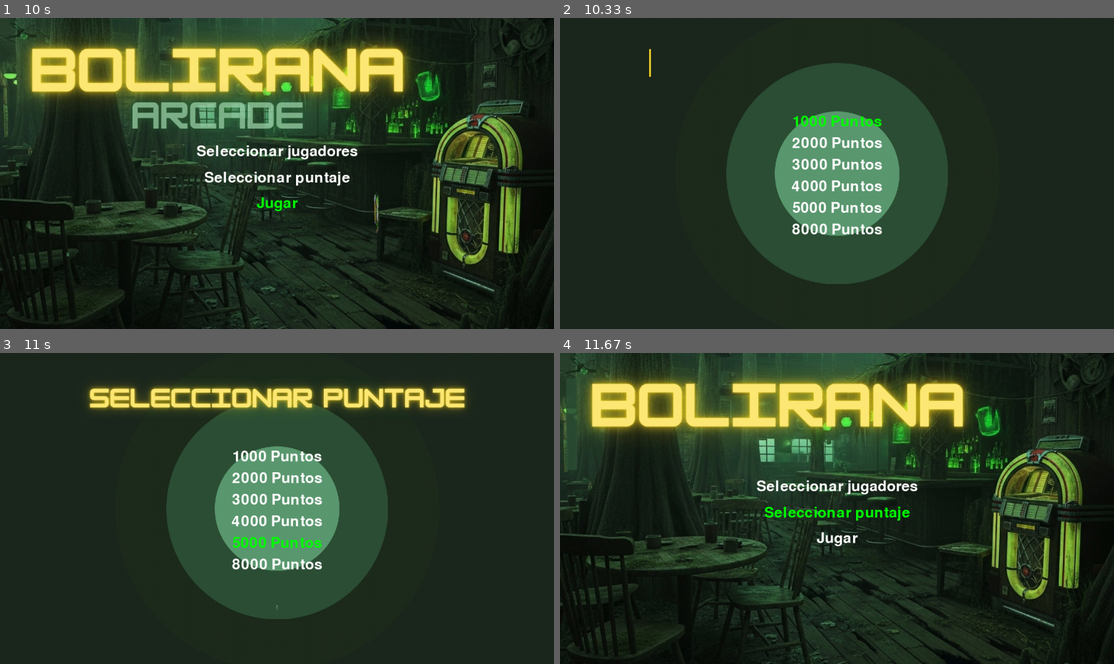
Above: before the commit, frames 1-4 (two rows, left to right).
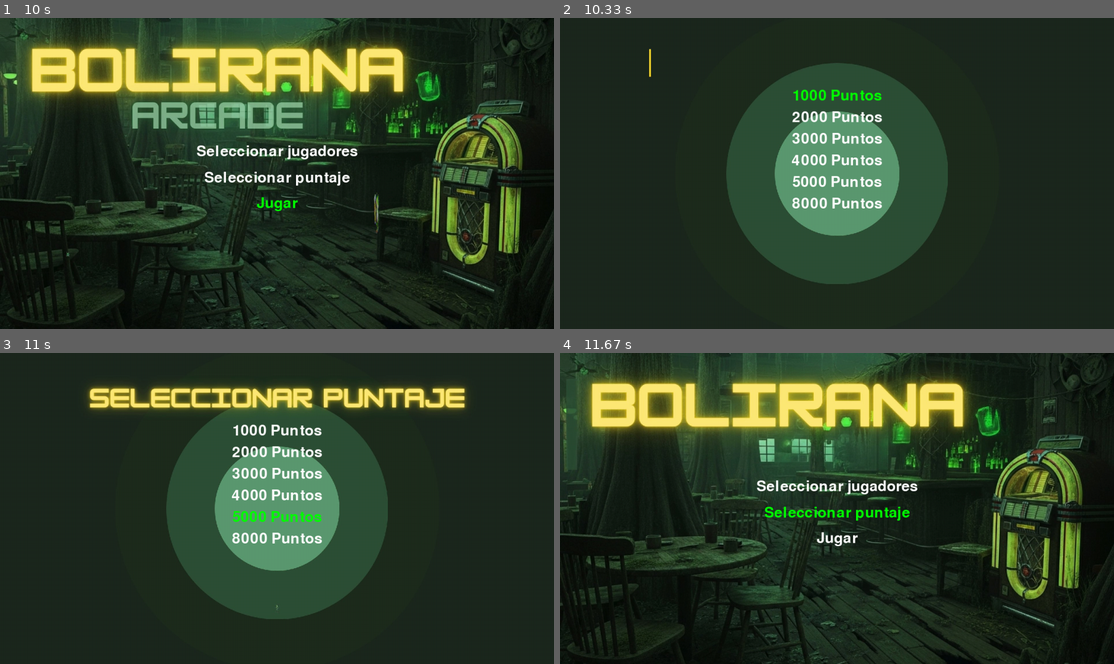
Above: after the commit, the same moments.

Repository: Carclox/bolirana
Game: pygame game, started from game/game.py
Two runs of this game, one before a commit and one after it. Both use one fixed random seed, a clock stepped at 60 frames per second and the inputs below.
Inputs:
- Up to frame 1 (10 s): tap Enter at 0.33, 0.67, 7.87, 8.27, 8.57, 8.77, 9.07 s; tap S at 1 s; tap Up at 1.33, 1.73, 2.03, 2.23, 2.53, 2.9, 3.3, 3.6, 3.8, 4.1, 4.3, 4.63, 4.93, 5.13, 5.43, 5.7, 6.03, 6.33, 6.47, 6.87, 7.17, 7.53, 8.85, 9.27, 9.6, 9.9 s; tap 6 at 9.35 s
- Up to frame 2 (10.33 s): tap Up at 10.1 s; tap Enter at 10.18 s
- Up to frame 3 (11 s): tap Up at 10.4, 10.67 s; tap 6 at 10.75 s
- Up to frame 4 (11.67 s): tap Up at 11, 11.3, 11.43 s; tap Enter at 11.52 s

Frame 1 is identical in both runs. In frame 2, 2.8% of the frame differs, in the area x 41-59%, y 22-70%; in frame 3, 2.8%; in frame 4, nothing differs.

Commit message:
actualiazcion juego, readme e icono

Diff:
--- a/game/game.py
+++ b/game/game.py
@@ -1,6 +1,19 @@
 import pygame
 import sys
 import os
+
+# --- Función para manejar rutas de recursos en PyInstaller ---
+def resource_path(relative_path):
+    """
+    Obtiene la ruta absoluta a un recurso, funciona tanto en desarrollo como en PyInstaller.
+    PyInstaller crea una carpeta temporal y almacena su ruta en _MEIPASS.
+    Esto se hace con objetivo de crar un archivo ejecutable en caso de que se requiera.
+    """
+    try:
+        base_path = sys._MEIPASS
+    except Exception:
+        base_path = os.path.abspath(".")
+    return os.path.join(base_path, relative_path)
 
 # --- Módulo de Constantes y Configuraciones ---
 class Config:
@@ -33,12 +46,8 @@
     STATE_GAMEPLAY = 3
     STATE_PAUSE = 4
     STATE_GAME_OVER = 5
-    # Eliminado: STATE_SLEEP
 
     # Mapeo de Teclas Estándar para simular inputs de Arcade
-    # Las teclas 's' y 'w' ya no manejan la suspensión/despertar del sistema desde el juego,
-    # sino que se usarán para cualquier lógica interna que Pygame necesite.
-    # El control de energía lo manejará keyboard_monitor.c
     KEY_MAPPING = {
         pygame.K_UP: "UP",
         pygame.K_DOWN: "DOWN",
@@ -46,13 +55,11 @@
         pygame.K_TAB: "TAB",
         pygame.K_1: "1", pygame.K_2: "2", pygame.K_3: "3", pygame.K_4: "4",
         pygame.K_5: "5", pygame.K_6: "6", pygame.K_7: "7", pygame.K_8: "8",
-        #pygame.K_s: "SLEEP", # Eliminado
-        #pygame.K_w: "WAKEUP" # Eliminado
-        pygame.K_s: "S_KEY", # Se mantiene por si 's' tiene alguna otra función en el juego
-        pygame.K_w: "W_KEY"  # Se mantiene por si 'w' tiene alguna otra función en el juego
+        pygame.K_s: "S_KEY",
+        pygame.K_w: "W_KEY"
     }
 
-    # Eventos Personalizados (se mantienen por si se usan en el futuro, aunque no directamente por GPIO)
+    # Eventos Personalizados
     EVENT_ARCADE_INPUT = pygame.USEREVENT + 1
     EVENT_SCORE = pygame.USEREVENT + 2
     EVENT_SYSTEM_CONTROL = pygame.USEREVENT + 3
@@ -71,9 +78,10 @@
 
     def _load_fonts(self):
         try:
-            self.fonts['large'] = pygame.font.Font(os.path.join('assets', 'fonts', 'predataur.ttf'), 74)
-            self.fonts['medium'] = pygame.font.Font(os.path.join('assets', 'fonts', 'electromagnetic.otf'), 50)
-            self.fonts['small'] = pygame.font.Font(os.path.join('assets', 'fonts', 'electromagnetic.otf'), 36)
+            # USO DE resource_path AQUI
+            self.fonts['large'] = pygame.font.Font(resource_path(os.path.join('assets', 'fonts', 'predataur.ttf')), 74)
+            self.fonts['medium'] = pygame.font.Font(resource_path(os.path.join('assets', 'fonts', 'electromagnetic.otf')), 50)
+            self.fonts['small'] = pygame.font.Font(resource_path(os.path.join('assets', 'fonts', 'electromagnetic.otf')), 36)
         except Exception as e:
             print(f"Error cargando fuentes: {e}")
             self.fonts['large'] = pygame.font.Font(None, 74)
@@ -82,23 +90,25 @@
 
     def _load_sounds(self):
         try:
-            self.sounds['points'] = pygame.mixer.Sound(os.path.join('assets', 'sounds', 'points.wav'))
-            self.sounds['game_over'] = pygame.mixer.Sound(os.path.join('assets', 'sounds', 'gameover.wav'))
-            self.sounds['button'] = pygame.mixer.Sound(os.path.join('assets', 'sounds', 'button.wav'))
-            self.sounds['fanfare'] = pygame.mixer.Sound(os.path.join('assets', 'sounds', 'fanfare.mp3'))
-            # Asegúrate de tener un archivo background.wav o gameplay_music.wav si quieres música
+            # USO DE resource_path AQUI
+            self.sounds['points'] = pygame.mixer.Sound(resource_path(os.path.join('assets', 'sounds', 'points.wav')))
+            self.sounds['game_over'] = pygame.mixer.Sound(resource_path(os.path.join('assets', 'sounds', 'gameover.wav')))
+            self.sounds['button'] = pygame.mixer.Sound(resource_path(os.path.join('assets', 'sounds', 'button.wav')))
+            self.sounds['fanfare'] = pygame.mixer.Sound(resource_path(os.path.join('assets', 'sounds', 'fanfare.mp3')))
         except pygame.error as e:
             print(f"Advertencia: No se pudieron cargar los sonidos. Asegúrate de que los archivos existan en 'assets/sounds/'. Error: {e}")
             self.sounds['points'] = self.sounds['game_over'] = None
             self.sounds['button'] = self.sounds['fanfare'] = None
 
     def load_animated_background(self, state_name, screen_width, screen_height):
-        path = os.path.join('assets', state_name)
+        # USO DE resource_path AQUI
+        path = resource_path(os.path.join('assets', state_name))
         images_list = []
         if state_name in self.animated_backgrounds:
             return self.animated_backgrounds[state_name]
 
         try:
+            # os.listdir requiere la ruta real, que ahora resource_path proporciona
             files = sorted([f for f in os.listdir(path) if f.lower().endswith(('.png', '.jpg', '.jpeg', '.bmp'))])
 
             if not files:
@@ -107,7 +117,7 @@
                 return []
 
             for filename in files:
-                img_path = os.path.join(path, filename)
+                img_path = resource_path(os.path.join('assets', state_name, filename)) # USO DE resource_path AQUI para cada imagen
                 image = pygame.image.load(img_path).convert_alpha()
                 image = pygame.transform.scale(image, (screen_width, screen_height))
                 images_list.append(image)
@@ -118,7 +128,8 @@
             print(f"Advertencia: No se pudieron cargar las imágenes para el estado '{state_name}'. Error: {e}")
             self.animated_backgrounds[state_name] = []
             return []
-        except FileNotFoundError:
+        except FileNotFoundError as e:
+            # Captura FileNotFoundError específicamente
             print(f"Advertencia: La carpeta de estado '{path}' no fue encontrada. Error: {e}")
             self.animated_backgrounds[state_name] = []
             return []
@@ -144,9 +155,6 @@
         surface.blit(text_surface, text_rect)
 
 
-# --- Eliminada: Clase Dummy para ArcadeInputReader ---
-# La funcionalidad de lectura de GPIO es manejada por el driver del kernel.
-
 # --- Clases de Pantalla/Estado del Juego ---
 class GameState:
     def __init__(self, game):
@@ -194,8 +202,10 @@
         self.current_frame_index = 0
         self.last_frame_time = pygame.time.get_ticks()
         self.animation_finished = False
-        if os.path.exists(os.path.join('assets', 'sounds', 'background.wav')):
-            pygame.mixer.music.load(os.path.join('assets', 'sounds', 'background.wav'))
+        # USO DE resource_path AQUI
+        background_music_path = resource_path(os.path.join('assets', 'sounds', 'background.wav'))
+        if os.path.exists(background_music_path):
+            pygame.mixer.music.load(background_music_path)
             pygame.mixer.music.play(-1)
 
     def handle_input(self, key_name):
@@ -288,7 +298,7 @@
     def draw(self, screen):
         super().draw(screen)
 
-        y_start = Config.SCREEN_HEIGHT // 3
+        y_start = Config.SCREEN_HEIGHT // 4 #3
         for i, score_opt in enumerate(Config.PUNTAJE_OBJETIVO_OPTIONS):
             color = Config.GREEN if score_opt == self.game.game_target_score else Config.WHITE
             DrawingUtils.draw_text(screen, f"{score_opt} Puntos", self.game.resources.fonts['medium'], color, Config.SCREEN_WIDTH // 2, y_start + i * 50)
@@ -309,12 +319,17 @@
         self.last_frame_time = pygame.time.get_ticks()
         self.animation_finished = False
         self.display_score_feedback = False
-        if os.path.exists(os.path.join('assets', 'sounds', 'gameplay_music.wav')):
-            pygame.mixer.music.load(os.path.join('assets', 'sounds', 'gameplay_music.wav'))
+        # USO DE resource_path AQUI
+        gameplay_music_path = resource_path(os.path.join('assets', 'sounds', 'gameplay_music.wav'))
+        background_music_path = resource_path(os.path.join('assets', 'sounds', 'background.wav'))
+
+        if os.path.exists(gameplay_music_path):
+            pygame.mixer.music.load(gameplay_music_path)
             pygame.mixer.music.play(-1)
-        elif os.path.exists(os.path.join('assets', 'sounds', 'background.wav')):
-            pygame.mixer.music.load(os.path.join('assets', 'sounds', 'background.wav'))
+        elif os.path.exists(background_music_path): # Fallback si no hay música de gameplay
+            pygame.mixer.music.load(background_music_path)
             pygame.mixer.music.play(-1)
+
 
     def handle_input(self, key_name):
         current_player = self.game.players[self.game.current_player_index]
@@ -482,8 +497,6 @@
 
         pygame.display.flip()
 
-# Eliminada: Clase SleepState
-
 # --- Clase Principal del Juego ---
 class Game:
     def __init__(self):
@@ -496,7 +509,6 @@
         pygame.mouse.set_visible(False) # Oculta el cursor del ratón
 
         self.resources = ResourceManager()
-        # Eliminada: self.gpio_reader = ArcadeInputReader()
 
         self.current_game_state = Config.STATE_MENU
         self.players = []
@@ -504,8 +516,7 @@
         self.game_target_score = Config.PUNTAJE_OBJETIVO_OPTIONS[0]
         self.num_players_selected = Config.NUM_JUGADORES_OPTIONS[0]
         self.winners = []
-        # Eliminado: self.is_system_awake
-        self.s_key_pressed_time = 0 # Solo para detectar si el juego debe salir por 's' prolongada
+        self.s_key_pressed_time = 0
 
         self.states = {
             Config.STATE_MENU: MenuState(self),
@@ -514,7 +525,6 @@
             Config.STATE_GAMEPLAY: GameplayState(self),
             Config.STATE_PAUSE: PauseState(self),
             Config.STATE_GAME_OVER: GameOverState(self),
-            # Eliminado: Config.STATE_SLEEP: SleepState(self)
         }
         self.current_state_handler = self.states[self.current_game_state]
         self.current_state_handler.enter_state()
@@ -539,10 +549,7 @@
 
         print(f"Juego reiniciado. {len(self.players)} jugadores. Objetivo: {self.game_target_score}")
 
-    # Eliminada: handle_system_power
-
     def run(self):
-        # Eliminada: self.gpio_reader.start()
         running = True
         while running:
             for event in pygame.event.get():
@@ -554,33 +561,21 @@
                     if event.key in Config.KEY_MAPPING:
                         key_name = Config.KEY_MAPPING[event.key]
 
-                    # Lógica para detectar la pulsación de la tecla 's'
-                    # para la posible salida del juego por pulsación prolongada.
-                    # El control de suspensión/apagado del sistema lo hace keyboard_monitor.c
                     if event.key == pygame.K_s:
                         if self.s_key_pressed_time == 0:
                             self.s_key_pressed_time = pygame.time.get_ticks()
                     else:
-                        # Si cualquier otra tecla es presionada, resetea el temporizador de 's'
-                        # para evitar una salida accidental del juego si 's' se presiona y otra tecla luego.
                         self.s_key_pressed_time = 0
 
-                    # Procesar entradas normales (todas las teclas mapeadas)
                     if key_name:
                         if self.resources.get_sound('button') and key_name not in ["S_KEY", "W_KEY"]:
-                            # Reproduce el sonido del botón solo si no es la 's' o 'w'
-                            # ya que la 's' tiene una lógica especial de salida.
                             self.resources.get_sound('button').play()
                         self.current_state_handler.handle_input(key_name)
 
                 elif event.type == pygame.KEYUP:
                     if event.key == pygame.K_s:
-                        # Siempre reiniciar el tiempo al soltar la tecla 's'.
-                        # La lógica de suspensión del sistema ya no está aquí.
                         self.s_key_pressed_time = 0
 
-            # Lógica para detectar pulsación prolongada de la tecla 's' (para salir del programa)
-            # Esta es la única lógica de 's' que queda en el juego.
             if self.s_key_pressed_time != 0 and pygame.time.get_ticks() - self.s_key_pressed_time > 3000:
                 print("Tecla 's' mantenida por 3 segundos. Saliendo del programa.")
                 running = False
@@ -591,7 +586,6 @@
             self.clock.tick(Config.FPS)
 
         print("Juego: Saliendo limpiamente...")
-        # Eliminada: self.gpio_reader.stop()
         pygame.quit()
         sys.exit()
 
Not shown, changed: README.md
Not shown, changed: game/README.md
Binary file added: game/icon.ico
